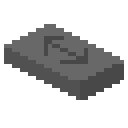
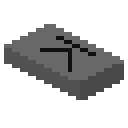
Revision of a layered w=128, h=128 image; what changed, layer by layer:
hid "Bicondicional", painted on it over (44, 36, 88, 64)
showed "Conjuncion exclusiva", painted on it over (40, 36, 96, 72)
